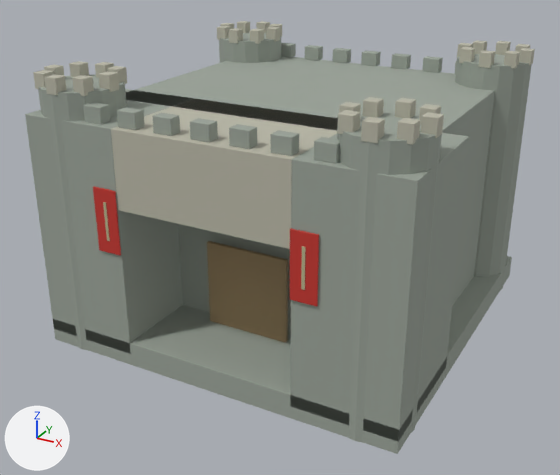
The glTF model examples/open_world_shooter/assets/citadel_keep.glb as it was, and as the next commit left it.
Before and after are seen from a camera (50 mm lens) standing at (28.0, -54.6, 33.5) and looking at (-0.8, -2.3, 7.3). The axes (+X, +Y, +Z) are drawn at lower left. The lights are the same throughout. The older version comes first. Vertices at exactly the same position are counted once.

Names of what the first picture shows: 'citadel_keep'.
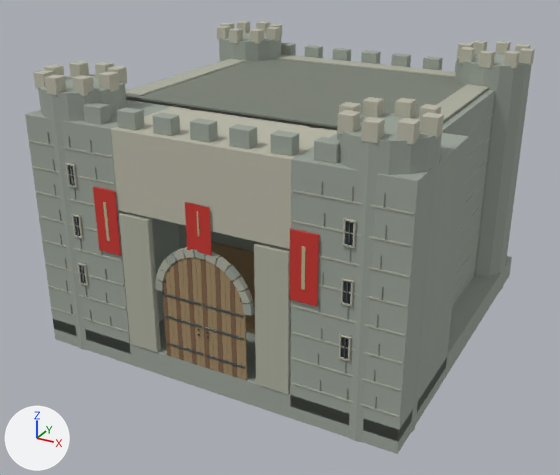
What differs and where, as boxes (x1, y1, x2, y2) in the pictures (560 x 475 px):
part 1 of me_cube_226, added: after (29, 54, 493, 417)

What changed in the scene script:
```text
Add mat_mortar:
    mat_mortar = principled_material('mortar')
    mat_mortar.base_color = (0.2, 0.22, 0.18)  # grey #7c8176
    mat_mortar.roughness = 0.98
Add mat_bark:
    mat_bark = principled_material('bark')
    mat_bark.base_color = (0.21, 0.12, 0.065)  # brown #7e6148
    mat_bark.roughness = 0.95
Add mat_metal:
    mat_metal = principled_material('metal')
    mat_metal.base_color = (0.12, 0.15, 0.15)  # dark grey #616c6c
    mat_metal.metallic = 0.72
    mat_metal.roughness = 0.43
Add mat_stone_light:
    mat_stone_light = principled_material('stone_light')
    mat_stone_light.base_color = (0.42, 0.43, 0.35)  # grey #adafa0
    mat_stone_light.roughness = 0.96
Change me_cube_226:
    used by ob_citadel_keep; location = (0.0, 0.0, 0.0)
    remove me_cube_226.from_pydata(...)  # 1588 vertices, 2924 faces; spans x -15.1..15.1, y -15.2..15.2, z 0.0..22.0
    add me_cube_226.from_pydata(...)  # 5134 vertices, 9092 faces; spans x -15.1..15.1, y -15.2..15.2, z 0.0..22.0
    me_cube_226 part 1: 2826 vertices added at x -14.9..14.9, y -15.1..14.2, z 2.0..19.3
    other edits to the shape of me_cube_226 do not show in these pictures
    add me_cube_226.materials.append(mat_stone_light)  # grey #adafa0
    add me_cube_226.materials.append(mat_mortar)  # grey #7c8176
    add me_cube_226.materials.append(mat_metal)  # dark grey #616c6c
    add me_cube_226.materials.append(mat_bark)  # brown #7e6148
```
